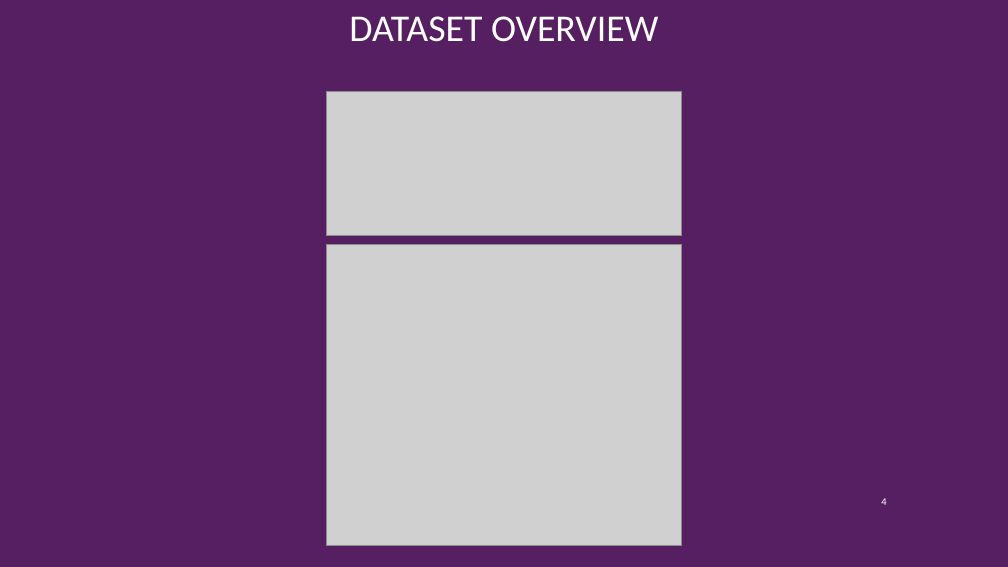
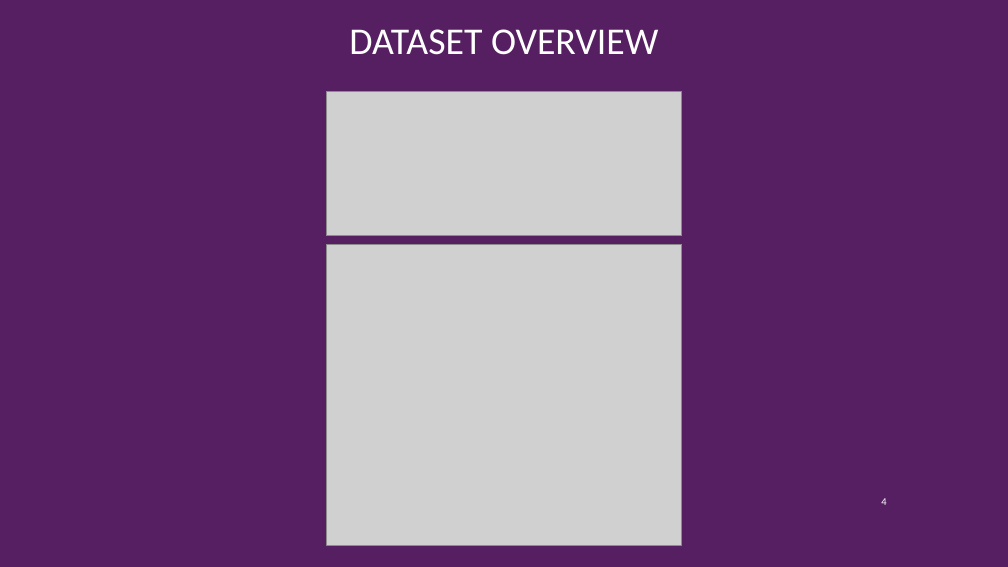
Before and after one commit to NoorullahMuhammadKhan/Noorullah-Khan-Github-Repository, a slide deck: slide 4 of Scyne Advisory Interview/Scyne Advisory Presentation.pptx. Drawn at 1008x567 pixels with LibreOffice and Linux fonts; fonts in the diff are those of the drawing; grey boxes stand for pictures; background and template pictures are left out. Boxes give left, top, right and bottom in pixels: in the first picture for what was removed or moved away, otherwise in the second. Text is boxed around its words. In the diff, an @@ line names an element or a change of style, - is before the commit and + after.

```diff
--- a/Scyne Advisory Interview/Scyne Advisory Presentation.pptx
+++ b/Scyne Advisory Interview/Scyne Advisory Presentation.pptx
@@ title "DATASET OVERVIEW": place and size @@
-title "DATASET OVERVIEW" at (349, 16, 658, 42)
+title "DATASET OVERVIEW" at (349, 29, 658, 55)
```
Also in this commit, not shown: 6 other slides changed, 2 slides added, 1 other file.
